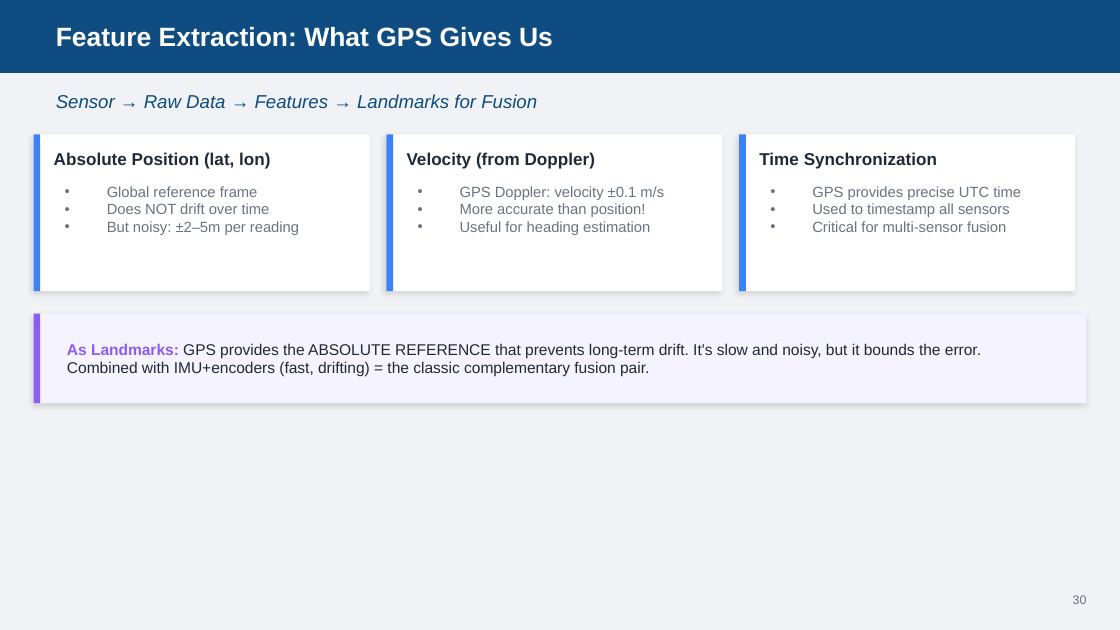
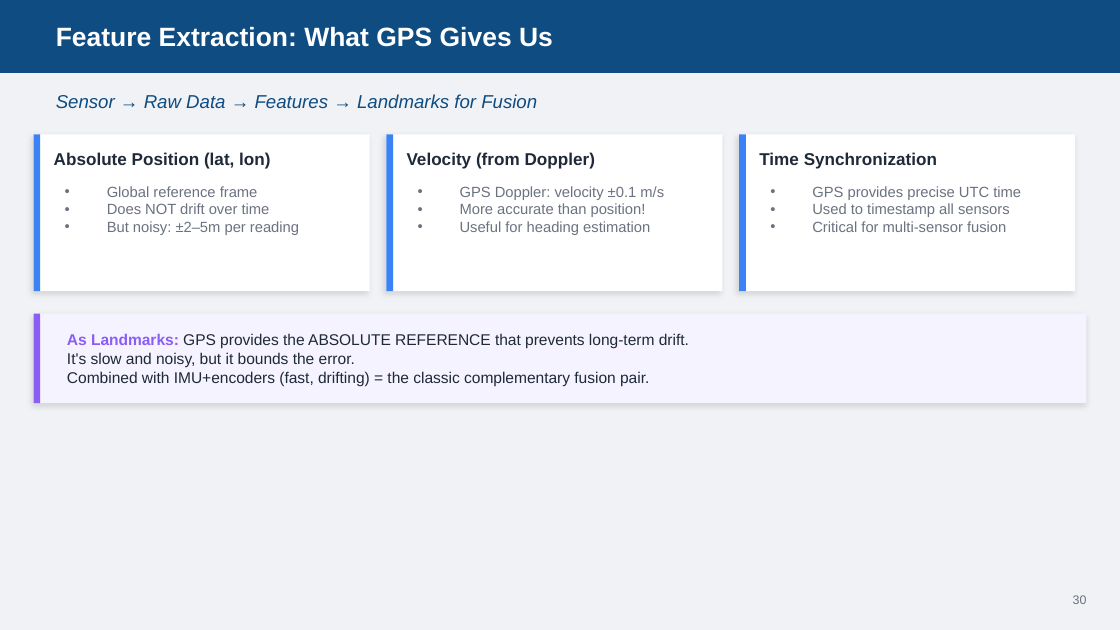
Before and after one commit to AbbadiAhmad/mobile_robots_course, a slide deck: slide 35 of Slides/Mod04/Mod04_Sensors.pptx (slide 34 before the commit). Drawn at 1120x630 pixels with LibreOffice and Linux fonts; fonts in the diff are those of the drawing. Boxes give left, top, right and bottom in pixels: in the first picture for what was removed or moved away, otherwise in the second. Text is boxed around its words. In the diff, an @@ line names an element or a change of style, - is before the commit and + after.

```diff
--- a/Slides/Mod04/Mod04_Sensors.pptx
+++ b/Slides/Mod04/Mod04_Sensors.pptx
@@ text at (67, 333, 689, 386): text changed @@
-As Landmarks: GPS provides the ABSOLUTE REFERENCE that prevents long-term drift. It's slow and noisy, but it bounds the error. Combined with IMU+encoders (fast, drifting) = the classic complementary fusion pair.
+As Landmarks: GPS provides the ABSOLUTE REFERENCE that prevents long-term drift.
+It's slow and noisy, but it bounds the error.
+Combined with IMU+encoders (fast, drifting) = the classic complementary fusion pair.
```
Also in this commit, not shown: 15 other slides changed, 1 slide added, 2 other files.
